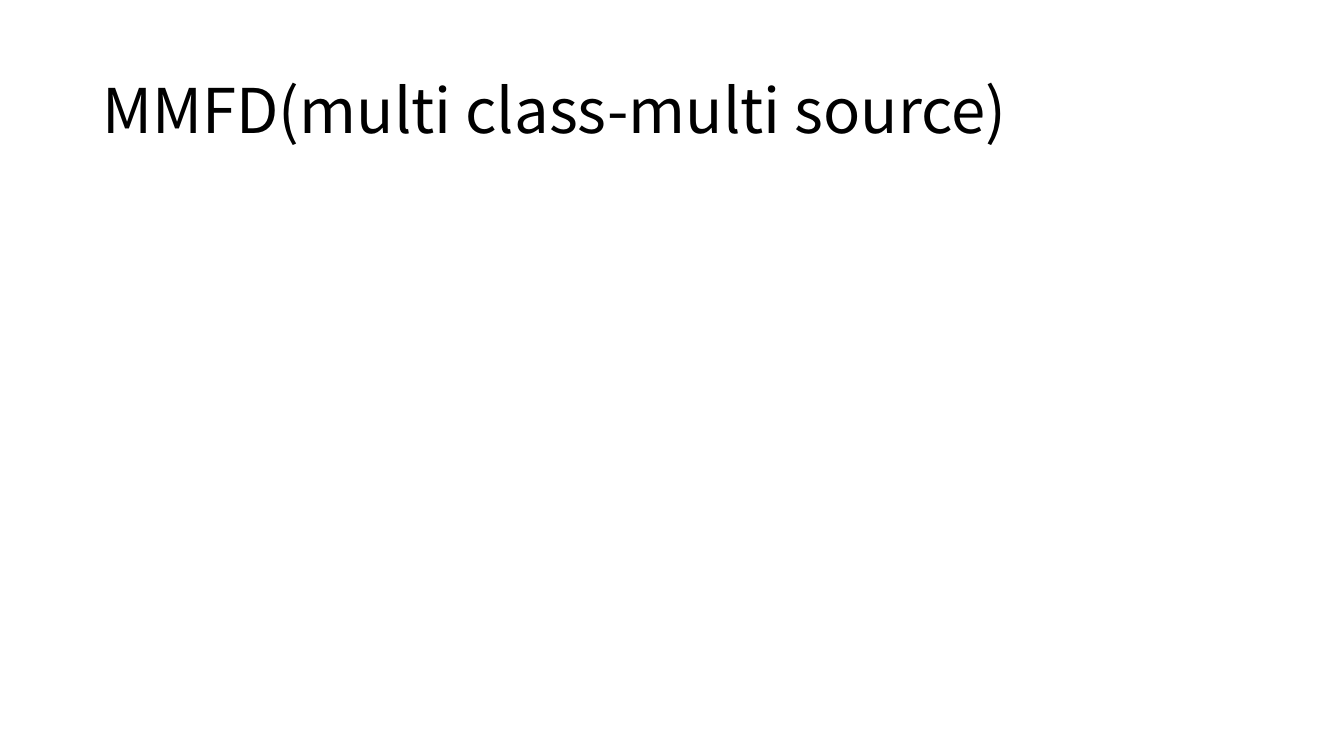
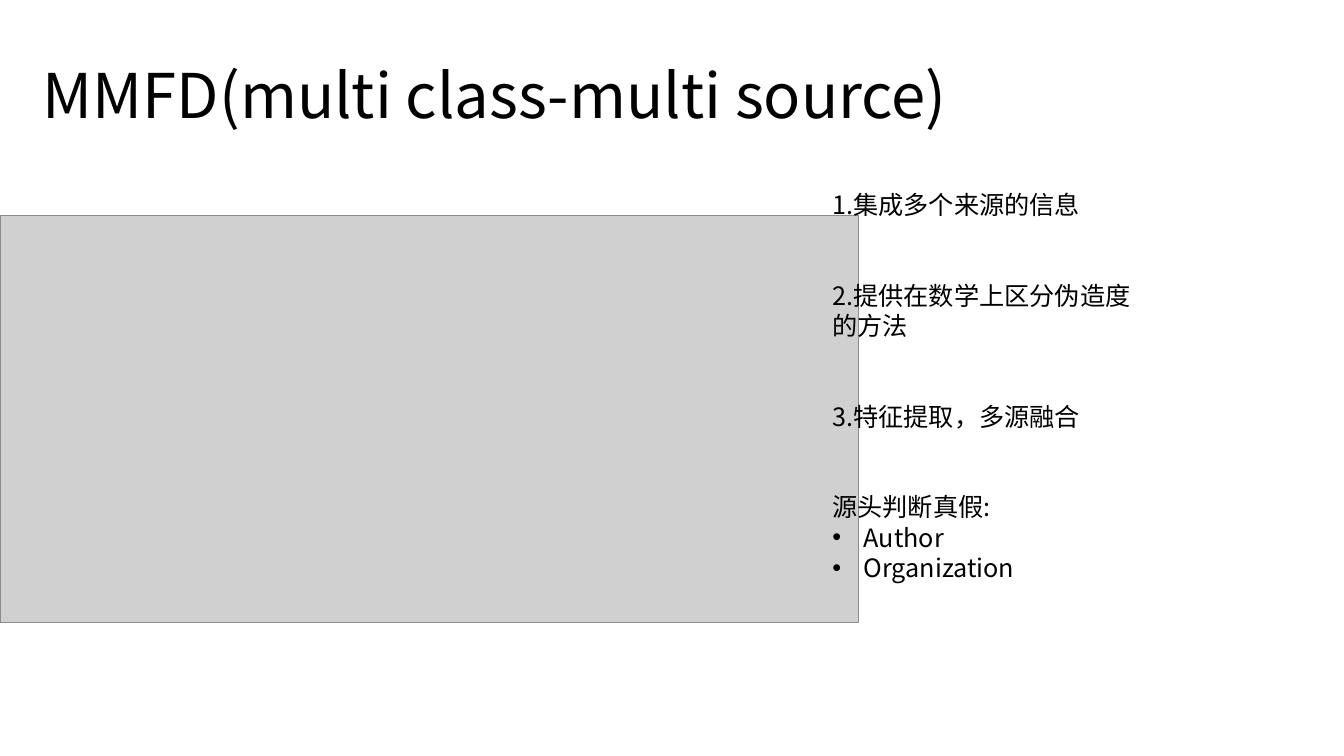
Before and after one commit to SpringFoggy23/FYP, a slide deck: slide 6 of Fake news detection.pptx. Drawn at 1344x756 pixels with LibreOffice and Linux fonts; fonts in the diff are those of the drawing; grey boxes stand for pictures. Boxes give left, top, right and bottom in pixels: in the first picture for what was removed or moved away, otherwise in the second. Text is boxed around its words. In the diff, an @@ line names an element or a change of style, - is before the commit and + after.

```diff
--- a/Fake news detection.pptx
+++ b/Fake news detection.pptx
@@ title "MMFD(multi class-multi source)": place and size @@
-title "MMFD(multi class-multi source)" at bbox=[102, 83, 1007, 145]
+title "MMFD(multi class-multi source)" at bbox=[43, 68, 947, 130]
@@ text added at bbox=[832, 192, 1130, 583], 18 pt, text #000000 @@
+1.集成多个来源的信息
+2.提供在数学上区分伪造度的方法
+3.特征提取，多源融合
+源头判断真假:
+• Author
+• Organization
@@ picture added at bbox=[0, 216, 859, 622] @@
```
Also in this commit, not shown: 7 other slides changed, 25 slides added, 11 slides removed, 23 other files.
